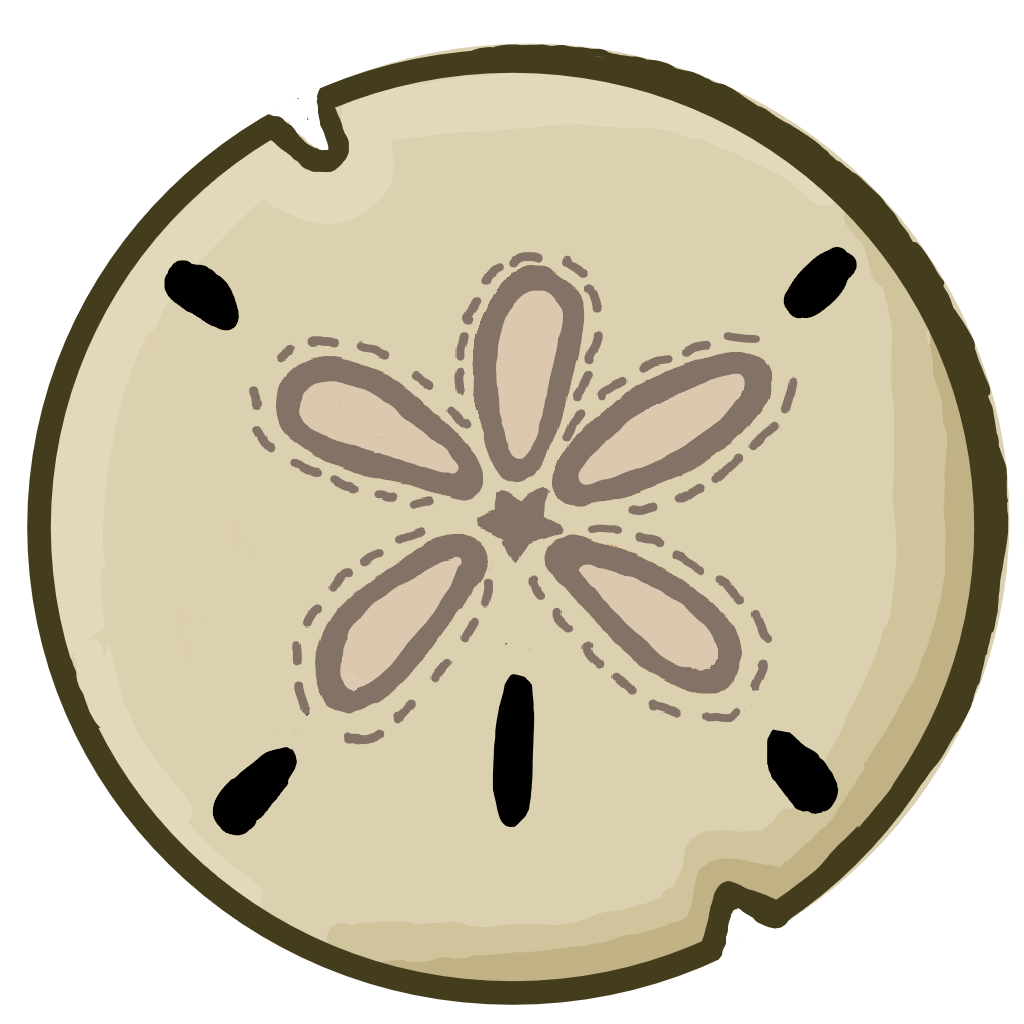
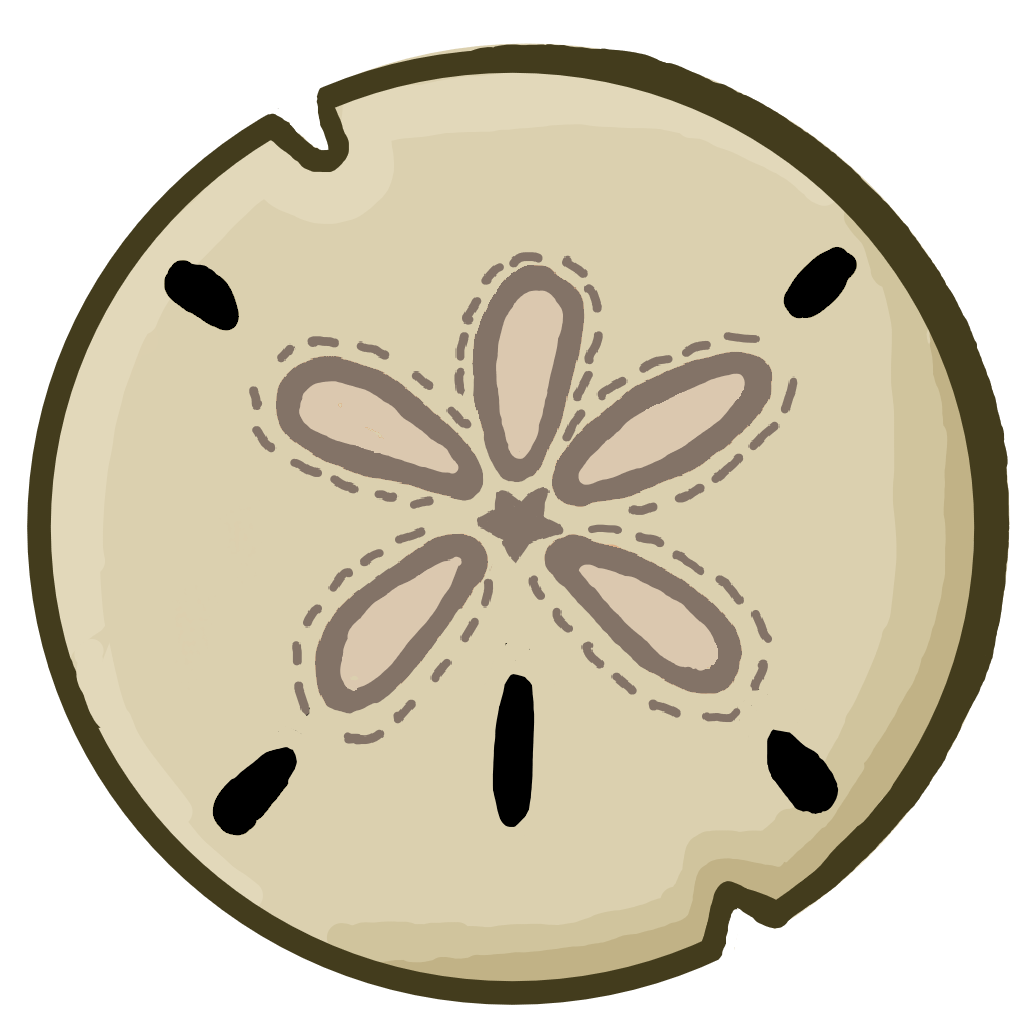
The second 1024x1024 image is a revision of the first. Changes to its layers:
painted on "Paint Layer 2" over [269,44,1010,915]
